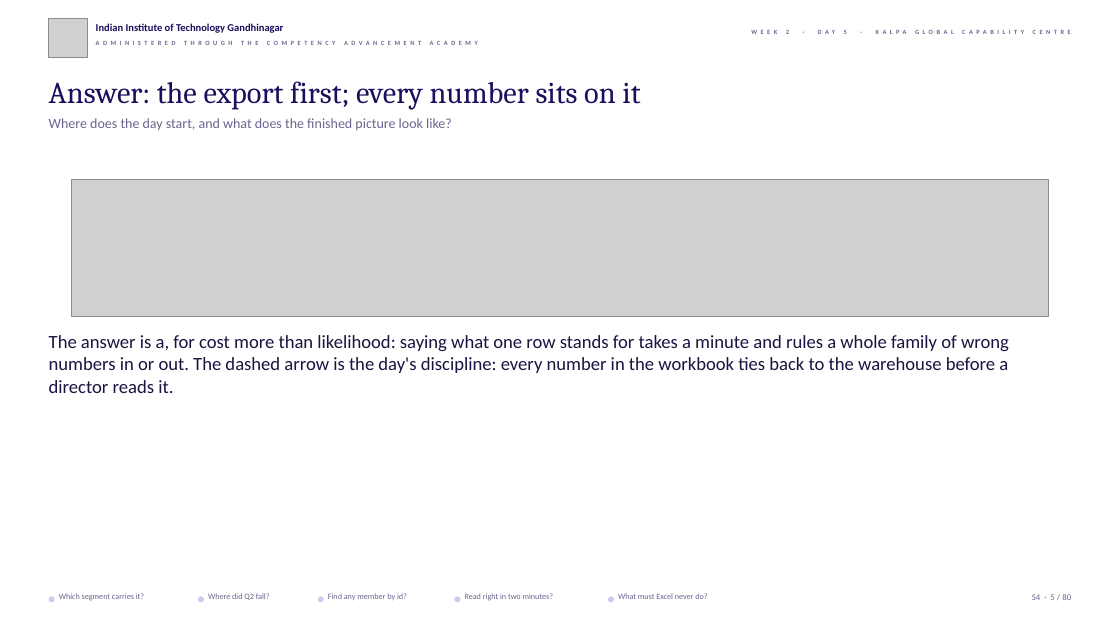
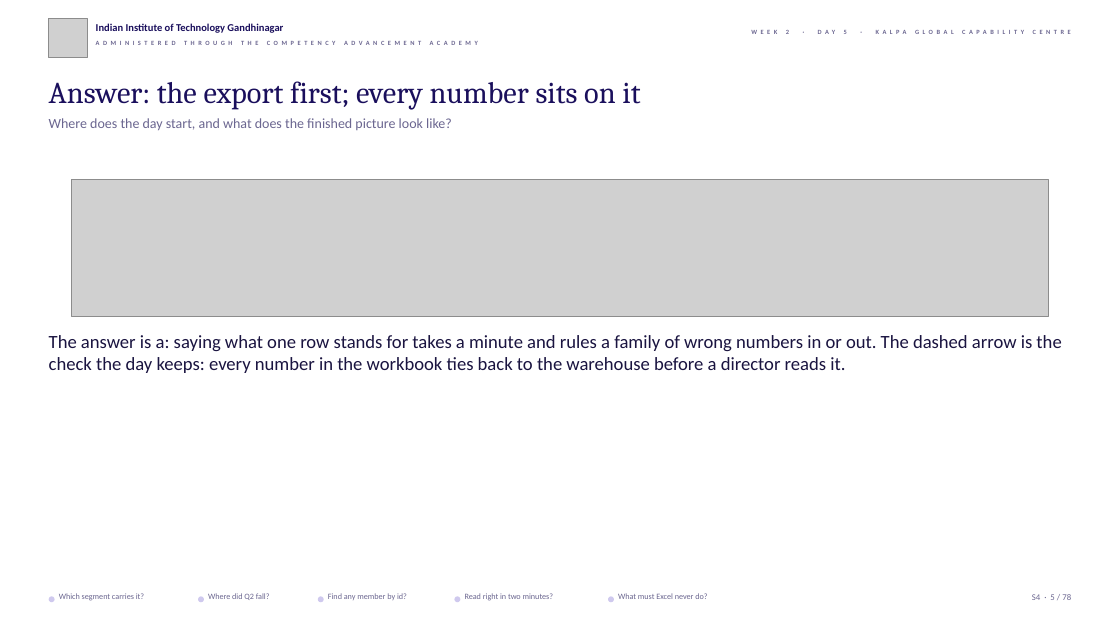
Before and after one commit to fde-academy-lab/c2-content-factory, a slide deck: slide 5 of content/W02/D5/slides/C2_W02_D05_half1_STUDENT.pptx. Drawn at 1120x630 pixels with LibreOffice and Linux fonts; fonts in the diff are those of the drawing; grey boxes stand for pictures; background and template pictures are left out. Boxes give left, top, right and bottom in pixels: in the first picture for what was removed or moved away, otherwise in the second. Text is boxed around its words. In the diff, an @@ line names an element or a change of style, - is before the commit and + after.

```diff
--- a/content/W02/D5/slides/C2_W02_D05_half1_STUDENT.pptx
+++ b/content/W02/D5/slides/C2_W02_D05_half1_STUDENT.pptx
@@ text at box(49, 335, 1061, 373): text changed @@
-The answer is a, for cost more than likelihood: saying what one row stands for takes a minute and rules a whole family of wrong numbers in or out. The dashed arrow is the day's discipline: every number in the workbook ties back to the warehouse before a director reads it.
+The answer is a: saying what one row stands for takes a minute and rules a family of wrong numbers in or out. The dashed arrow is the check the day keeps: every number in the workbook ties back to the warehouse before a director reads it.
```
Also in this commit, not shown: 77 other slides changed, 2 slides removed, 3 other files.
